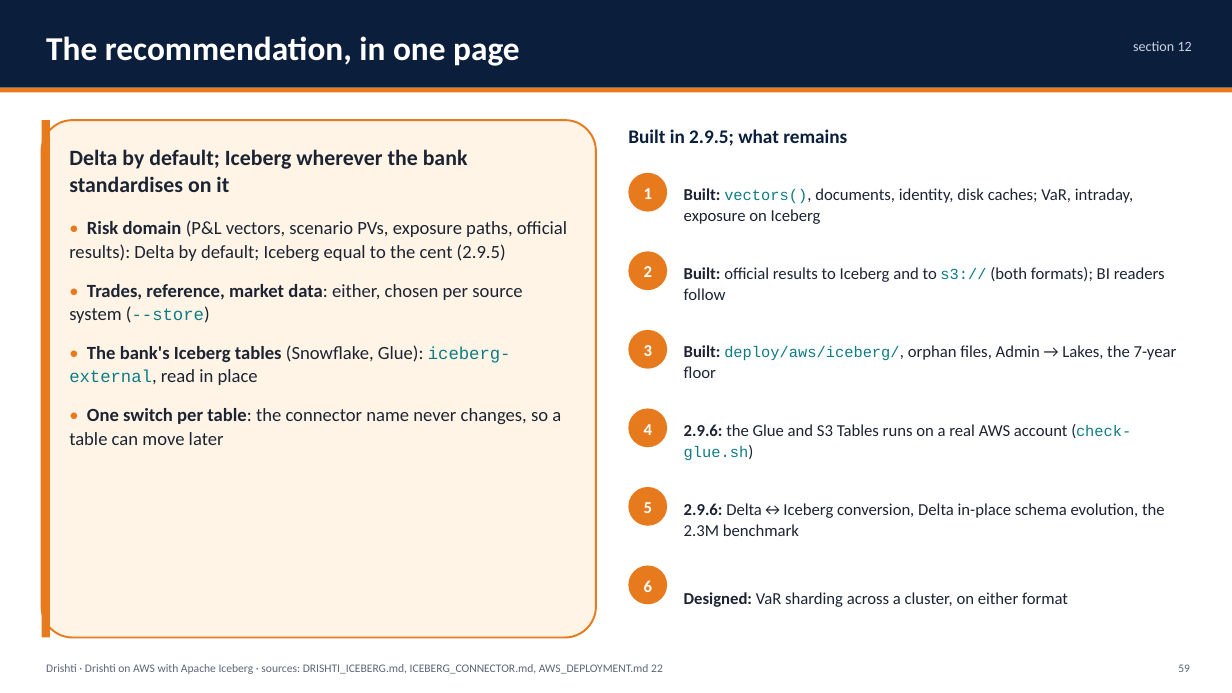
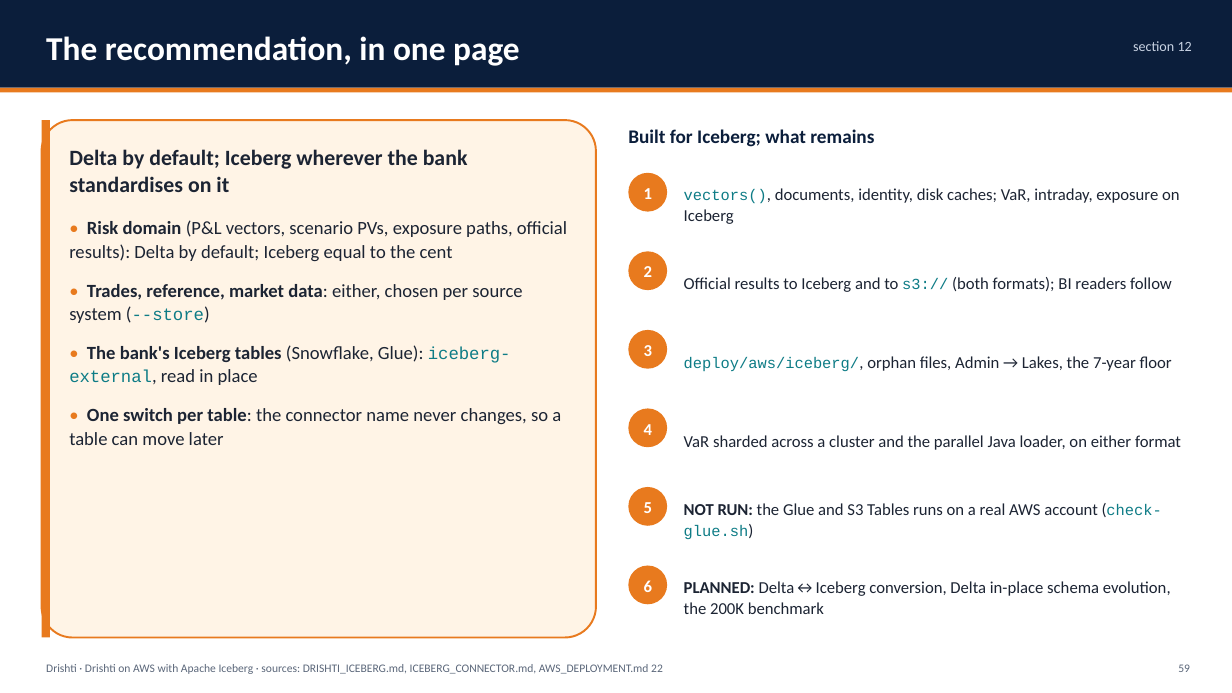
Before and after one commit to ajsinha/drishti, a slide deck: slide 59 of docs/publications/Drishti-AWS-Iceberg.pptx. Drawn at 1232x693 pixels with LibreOffice and Linux fonts; fonts in the diff are those of the drawing. Boxes give left, top, right and bottom in pixels: in the first picture for what was removed or moved away, otherwise in the second. Text is boxed around its words. In the diff, an @@ line names an element or a change of style, - is before the commit and + after.

Commit message:
Decks: Design and Evidence, AWS Delta Lake and AWS Iceberg rebuilt (no BUILT pills, no release numbers, facts brought up to date; editions, Arrow, computed attributes, the Java loader and sharding on Fargate)

```diff
--- a/docs/publications/Drishti-AWS-Iceberg.pptx
+++ b/docs/publications/Drishti-AWS-Iceberg.pptx
@@ text at (628,129,874,147): text changed @@
-Built in 2.9.5; what remains
+Built for Iceberg; what remains
@@ text at (684,188,1180,224): text changed @@
-Built: vectors(), documents, identity, disk caches; VaR, intraday, exposure on Iceberg
+vectors(), documents, identity, disk caches; VaR, intraday, exposure on Iceberg
@@ text at (69,220,567,261): text changed @@
-• Risk domain (P&L vectors, scenario PVs, exposure paths, official results): Delta by default; Iceberg equal to the cent (2.9.5)
+• Risk domain (P&L vectors, scenario PVs, exposure paths, official results): Delta by default; Iceberg equal to the cent
@@ text at (684,277,1172,292): text changed @@
-Built: official results to Iceberg and to s3:// (both formats); BI readers follow
+Official results to Iceberg and to s3:// (both formats); BI readers follow
@@ text at (684,356,1172,371): text changed @@
-Built: deploy/aws/iceberg/, orphan files, Admin → Lakes, the 7-year floor
+deploy/aws/iceberg/, orphan files, Admin → Lakes, the 7-year floor
@@ text at (684,435,1181,450): text changed @@
-2.9.6: the Glue and S3 Tables runs on a real AWS account (check-glue.sh)
+VaR sharded across a cluster and the parallel Java loader, on either format
@@ text at (684,503,1161,539): text changed @@
-2.9.6: Delta↔Iceberg conversion, Delta in-place schema evolution, the 2.3M benchmark
+NOT RUN: the Glue and S3 Tables runs on a real AWS account (check-glue.sh)
@@ text at (684,581,1171,614): text changed @@
-Designed: VaR sharding across a cluster, on either format
+PLANNED: Delta↔Iceberg conversion, Delta in-place schema evolution, the 200K benchmark
```
Also in this commit, not shown: 43 other slides changed, 1 slide added, 3 other files.
